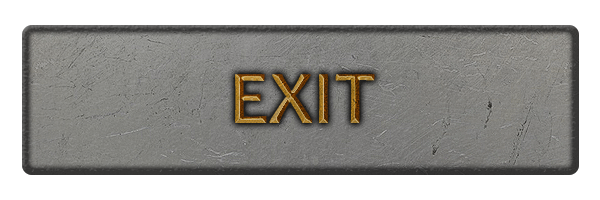
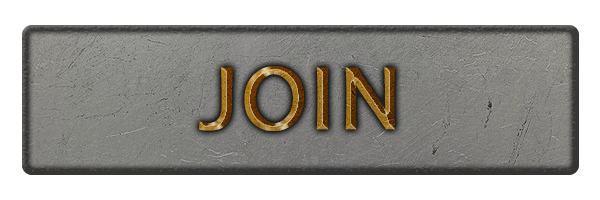
Layer changes from the first 600x200 image to the second:
renamed "EXIT" to "JOIN", painted on it over <box>199,66,395,131</box>
